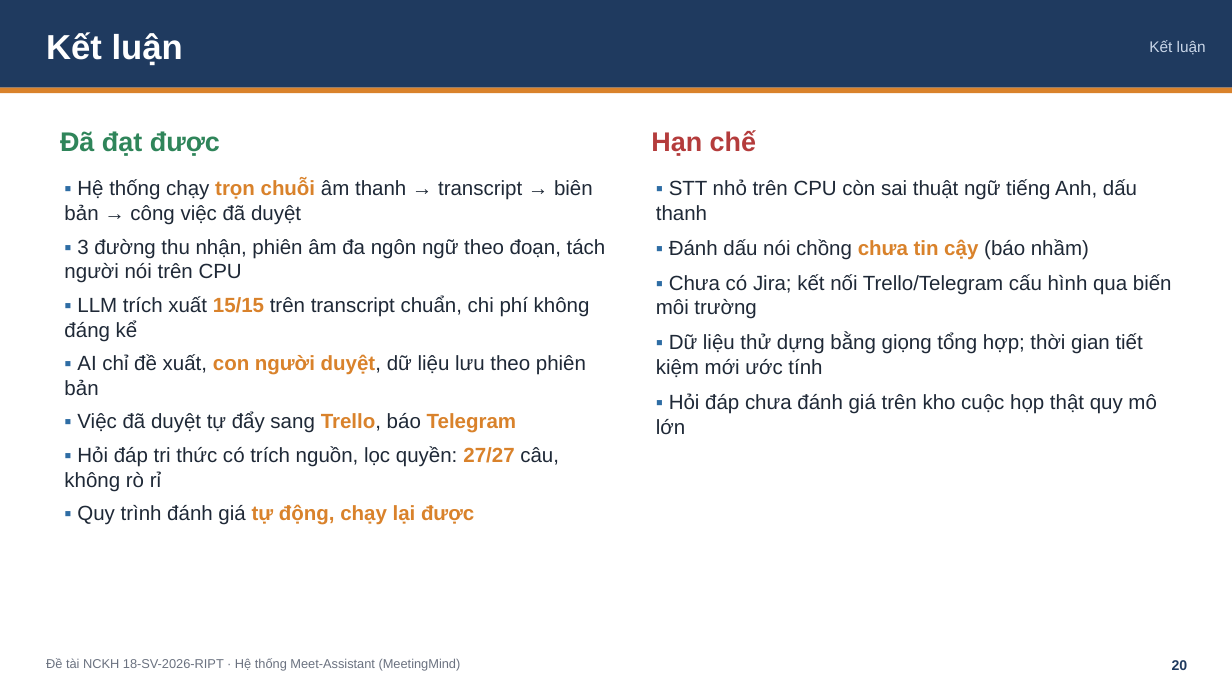
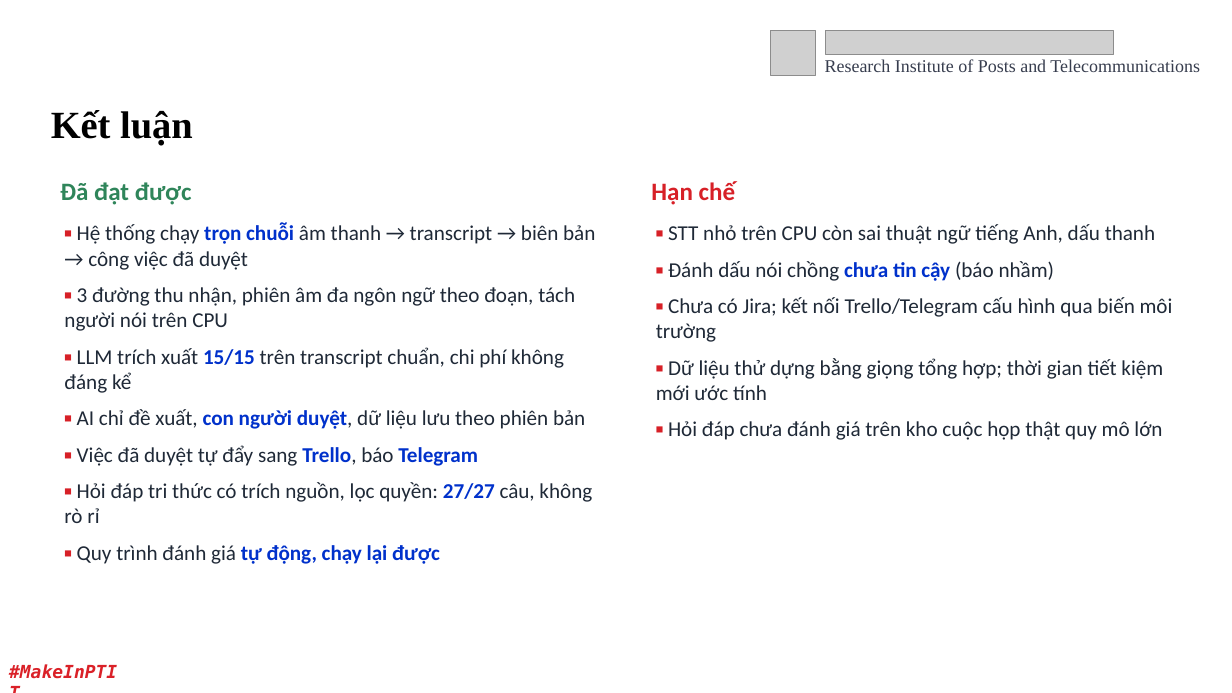
Before and after one commit to Dinhh-Chan/meetingmind, a slide deck: slide 20 of nghiem-thu/SlideNghiemThu_18-SV-2026-RIPT.pptx. Drawn at 1232x693 pixels with LibreOffice and Linux fonts; fonts in the diff are those of the drawing; grey boxes stand for pictures; background and template pictures are left out. Boxes give left, top, right and bottom in pixels: in the first picture for what was removed or moved away, otherwise in the second. Text is boxed around its words. In the diff, an @@ line names an element or a change of style, - is before the commit and + after.

```diff
--- a/nghiem-thu/SlideNghiemThu_18-SV-2026-RIPT.pptx
+++ b/nghiem-thu/SlideNghiemThu_18-SV-2026-RIPT.pptx
@@ rectangle removed at bbox=[0, 0, 1232, 88] @@
@@ text removed at bbox=[46, 32, 183, 66] @@
-Kết luận
@@ picture added at bbox=[771, 30, 816, 75] @@
@@ picture added at bbox=[825, 30, 1114, 55] @@
@@ text added at bbox=[825, 59, 1200, 72], 14 pt, text #373D4E @@
+Research Institute of Posts and Telecommunications
@@ rectangle removed at bbox=[0, 88, 1232, 93] @@
@@ text "Kết luận": place and size @@
-text "Kết luận" at bbox=[1149, 40, 1206, 55]
+text "Kết luận" at bbox=[51, 110, 193, 146]
@@ text "Kết luận" at bbox=[51, 110, 193, 146]: size 12 to 30 pt, font Arial to Times New Roman, text colour #C9D6E8 to #000000, bold on; alignment right to left @@
@@ text "Đã đạt được": place and size @@
-text "Đã đạt được" at bbox=[60, 131, 220, 156]
+text "Đã đạt được" at bbox=[60, 182, 192, 205]
@@ text "Đã đạt được" at bbox=[60, 182, 192, 205]: size 21 to 19.5 pt, font Arial to Calibri @@
@@ text "Hạn chế": place and size @@
-text "Hạn chế" at bbox=[651, 130, 756, 156]
+text "Hạn chế" at bbox=[651, 181, 736, 205]
@@ text "Hạn chế" at bbox=[651, 181, 736, 205]: size 21 to 19.5 pt, font Arial to Calibri, text colour #B43C3C to #D72027 @@
@@ text "▪ Hệ thống chạy trọn ...": place and size @@
-text "▪ Hệ thống chạy trọn ..." at bbox=[64, 179, 606, 525]
+text "▪ Hệ thống chạy trọn ..." at bbox=[64, 223, 595, 564]
@@ text "▪ Hệ thống chạy trọn ..." at bbox=[64, 223, 595, 564]: size 16 to 16.5 pt, font Arial to Calibri; text colour #2E6DA4 to #D72027 in "▪", "▪", "▪", "▪" and 3 more places; text colour #D9822B to #0031CB in "trọn chuỗi", "15/15", "con người duyệt,", "Trello, Telegram" and 2 more places; more space between paragraphs @@
@@ text "▪ STT nhỏ trên CPU ...": place and size @@
-text "▪ STT nhỏ trên CPU ..." at bbox=[656, 179, 1172, 434]
+text "▪ STT nhỏ trên CPU ..." at bbox=[656, 224, 1173, 440]
@@ text "▪ STT nhỏ trên CPU ..." at bbox=[656, 224, 1173, 440]: size 16 to 16.5 pt, font Arial to Calibri; text colour #2E6DA4 to #D72027 in "▪", "▪", "▪", "▪" and 1 more places; text colour #D9822B to #0031CB in "chưa tin cậy" @@
@@ text added at bbox=[0, 656, 129, 688], 14 pt, text #DA2128, bold, italic @@
+#MakeInPTIT
@@ text removed at bbox=[46, 658, 461, 671] @@
-Đề tài NCKH 18-SV-2026-RIPT · Hệ thống Meet-Assistant (MeetingMind)
@@ text "20": place and size @@
-text "20" at bbox=[1172, 660, 1188, 670]
+text "20" at bbox=[1104, 650, 1155, 683]
@@ text "20" at bbox=[1104, 650, 1155, 683]: size 11 to 12 pt, font Arial to Calibri, text colour #1F3A5F to #FFFFFF; alignment right to centre; vertical alignment top to middle @@
```
Also in this commit, not shown: 20 other slides changed, 1 slide added, 1 slide removed, 5 other files.
